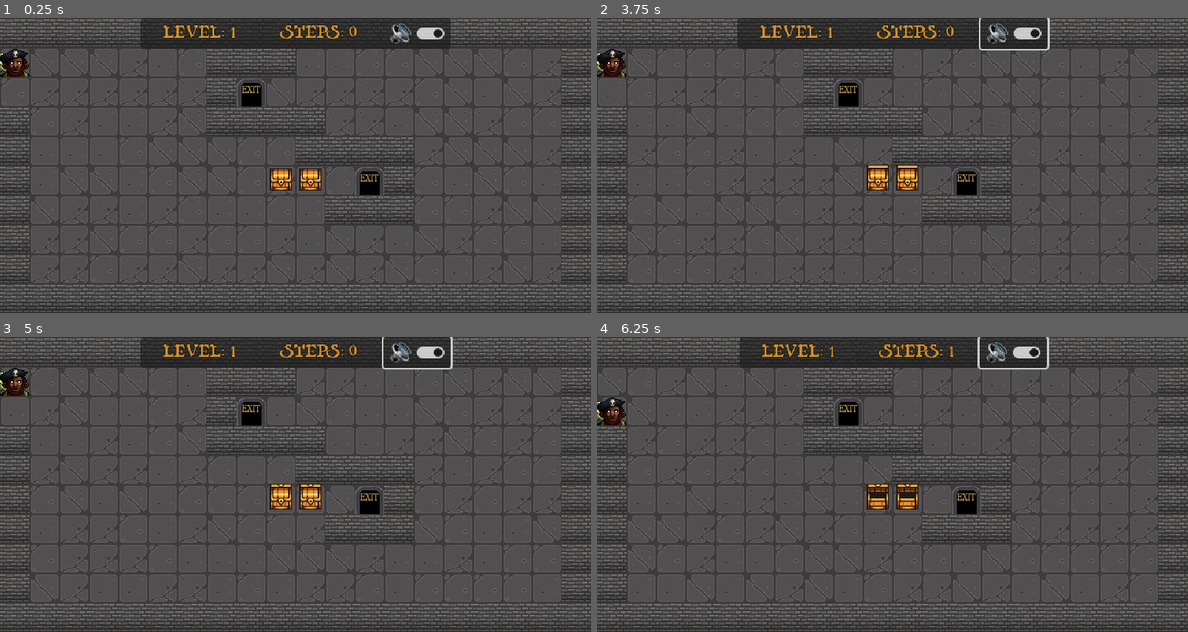
Above: before the commit, frames 1-4 (two rows, left to right).
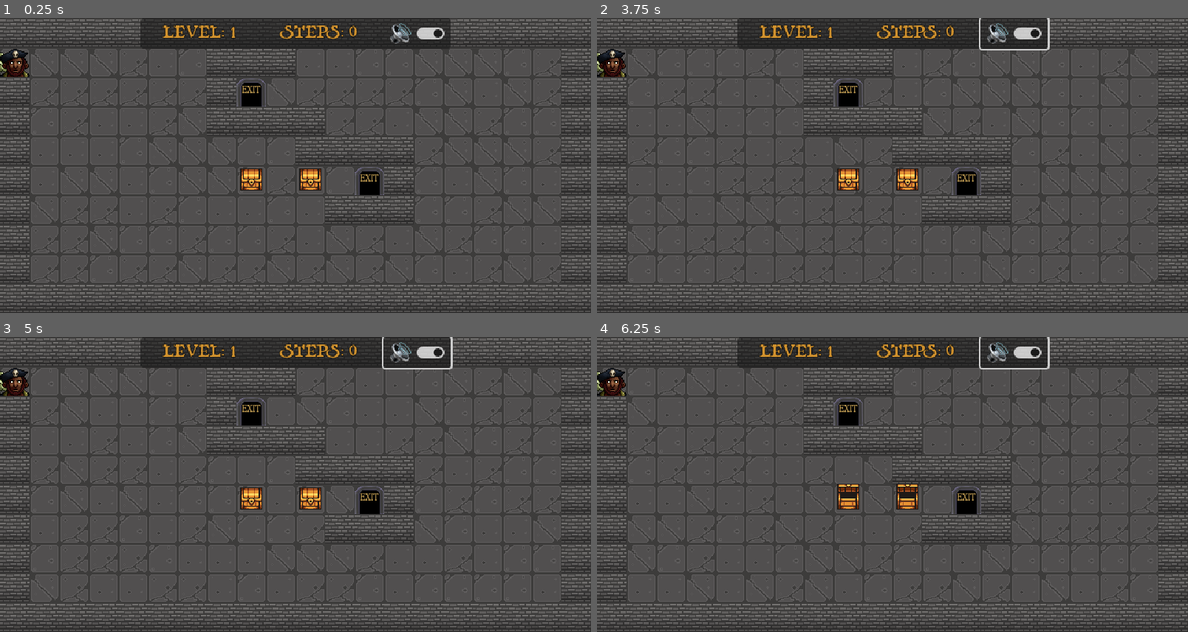
Above: after the commit, the same moments.

Repository: rdoetjes/pirateban
Game: Godot game, scene res://Game.tscn
Same seed, same stepped clock (60 frames per second), same inputs: the game is played once before the commit and once after it.
Inputs (mouse positions are in pixels of both pictures, inside the frame that each line leads up to):
- Up to frame 1 (0.25 s): no input
- Up to frame 2 (3.75 s): click (1016, 32) at 0.5 s; tap Enter at 1.25 s; hold Right (ui_right) 1.28-2.03 s; hold Down (ui_down) 2.03-2.78 s; tap R (restart) at 2.75, 3.5 s; hold Right (ui_right) 2.78-3.53 s; hold Up (ui_up) from 3.53 s (still down)
- Up to frame 3 (5 s): tap R (restart) at 4.25, 4.9 s; release Up (ui_up) at 4.28 s; hold Left (ui_left) from 4.28 s (still down)
- Up to frame 4 (6.25 s): tap R (restart) at 5.75 s; release Left (ui_left) at 5.78 s; hold Down (ui_down) from 5.78 s (still down)

The runs differ from the first frame. In frame 1, 0.7% of the frame differs, in the area x 0-50%, y 20-59%; in frame 2, 0.8%; in frame 3, 0.8%; in frame 4, 2.3%, in the area x 0-77%, y 0-59%.

Commit message:
fixed reload with delete obj

Diff:
--- a/Game.gd
+++ b/Game.gd
@@ -29,6 +29,9 @@
 	var y: int = 0
 	var wall_tiles = [Vector2i(1,1), Vector2i(2,1), Vector2i(3,1), Vector2i(4,1)]
 	var empty_tiles = [Vector2i(1,2), Vector2i(2,2), Vector2i(3,2), Vector2i(4,2)]
+	var del = []
+
+	delete_old_objects()
 
 	var f = check_level_files()
 	if null == f:
@@ -84,8 +87,7 @@
 	else:
 		$AudioStreamPlayer2D.play()
 
-func find_by_class(node: Node, className : String, result : Array) -> void:
-	if node.is_class(className) :
-		result.push_back(node)
-	for child in node.get_children():
-		find_by_class(child, className, result)
+func delete_old_objects() -> void:
+	for child in self.get_children():
+		if child is Treasure || child is Door:
+			child.queue_free()
--- a/Player.gd
+++ b/Player.gd
@@ -39,19 +39,29 @@
 func disable_game_input() -> void:
 	enable_input = false
 
-func set_grid_position(new_pos : Vector2i, use_tween: bool) -> void:
+func move_anim(new_pos: Vector2i):
+	disable_game_input()
+	var tween = create_tween()
+	tween.connect("finished", enable_game_input)
+	tween.tween_property(self, "position", Vector2(new_pos.x*32+16, new_pos.y*32+16), 0.15)
+	get_parent().add_step()
+	grid_pos = new_pos
+
+func set_grid_position(new_pos: Vector2i, use_tween: bool) -> void:
 	if use_tween:
 		var v: Vector2=Vector2(new_pos.x*32+16, new_pos.y*32+16)-position
 		ray.set_target_position(v)
 		ray.force_raycast_update()
-		if !ray.is_colliding():
-			disable_game_input()
-			var tween = create_tween()
-			tween.connect("finished", enable_game_input)
-			tween.tween_property(self, "position", Vector2(new_pos.x*32+16, new_pos.y*32+16), 0.15)
-			get_parent().add_step()
-			grid_pos = new_pos
+		print(str(ray.get_collider()))
 
+		if !ray.is_colliding() || ray.get_collider() is Door:
+			move_anim(new_pos)
+		elif ray.get_collider( ) is Treasure:
+			var t: Treasure = ray.get_collider()
+			var vt: Vector2i = new_pos - grid_pos
+			print(str(vt))
+			t.set_grid_position(Vector2i(t.grid_pos.x+vt.x,t.grid_pos.y+vt.y), true)
+			print("moving treasure")
 	else:
 		position = Vector2(new_pos.x*32+16, new_pos.y*32+16)
 		grid_pos = new_pos
--- a/Treasure.gd
+++ b/Treasure.gd
@@ -3,10 +3,12 @@
 class_name  Treasure
 
 static var grid_pos: Vector2i
+static var ray: RayCast2D
 
 # Called when the node enters the scene tree for the first time.
 func _ready():
 	$AnimatedSprite2D.play()
+	ray = $RayCast2D
 
 # Called every frame. 'delta' is the elapsed time since the previous frame.
 func _process(_delta):
@@ -14,11 +16,10 @@
 
 func set_grid_position(new_pos : Vector2i, use_tween: bool) -> void:
 	if use_tween:
-		var space_state = get_world_2d().direct_space_state
-		var query = PhysicsRayQueryParameters2D.create(position, Vector2(new_pos.x*32+16, new_pos.y*32+16),1)
-		var result = space_state.intersect_ray(query)
-
-		if result.is_empty():
+		var v: Vector2 = Vector2(new_pos.x*32+16, new_pos.y*32+16) - position
+		ray.set_target_position(v)
+		ray.force_raycast_update()
+		if !ray.is_colliding():
 			var tween = create_tween()
 			tween.tween_property(self, "position", Vector2(new_pos.x*32+16, new_pos.y*32+16), 0.15)
 			grid_pos = new_pos
--- a/Treasure.tscn
+++ b/Treasure.tscn
@@ -57,3 +57,6 @@
 position = Vector2(0, -1)
 sprite_frames = SubResource("SpriteFrames_dftmq")
 frame_progress = 0.172407
+
+[node name="RayCast2D" type="RayCast2D" parent="."]
+target_position = Vector2(0, 32)
Not shown, changed: levels/level1.txt
